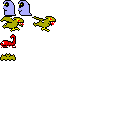
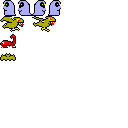
Comparing the layer stacks of the two (128, 128) images. Changes:
added layer "Layer 3" above "e1" over 32, 0, 61, 16
